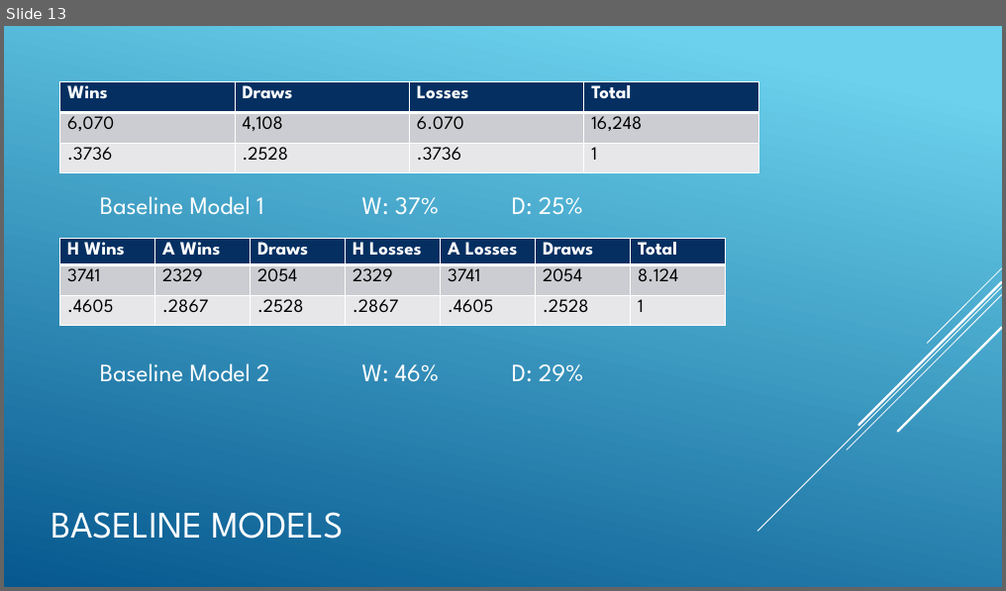
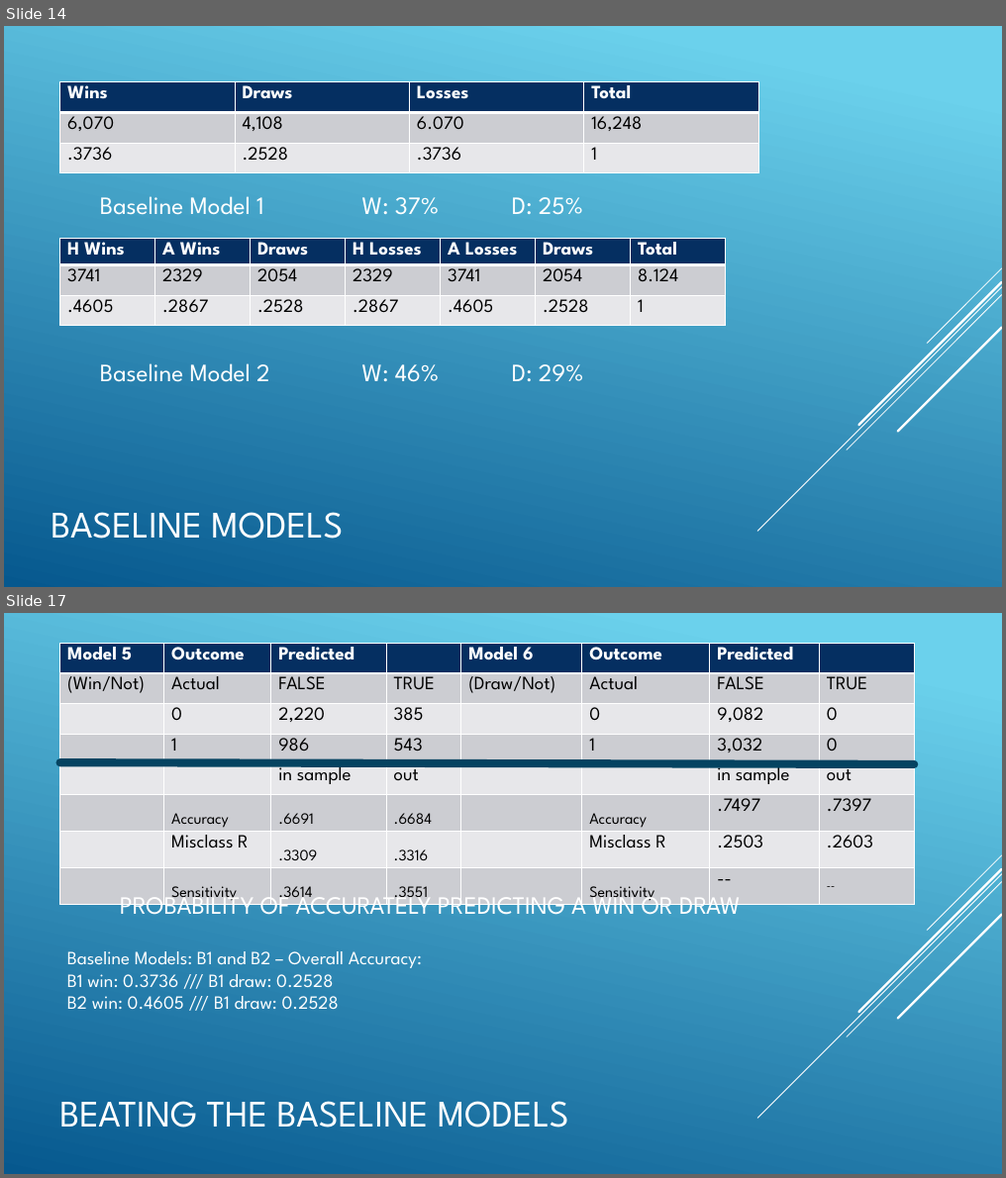
Before and after one commit to flippinuke/ProjectSoccer, a slide deck: SoccerSlideDeck.pptx. Shown one above the other, each under a label of ours: slide 13 before the commit, slides 14 and 17 after it; the slides between them are not shown. The pictures are 1006x591 and 1006x1178 pixels, drawn with LibreOffice and Linux fonts; fonts in the diff are those of the drawing. Boxes give left, top, right and bottom in pixels: in the first picture for what was removed or moved away, otherwise in the second. Text is boxed around its words. In the diff, an @@ line names an element or a change of style, - is before the commit and + after.

```diff
--- a/SoccerSlideDeck.pptx
+++ b/SoccerSlideDeck.pptx
@@ slide 17 added at [4, 613, 1002, 1174], background gradient #6ED2EB to #06588E; not listed: 5 template elements that a slide beside it also shows @@
@@ table added at [60, 643, 915, 907], 8 rows, 8 columns @@
+Model 5 | Outcome | Predicted |  | Model 6 | Outcome | Predicted | 
+(Win/Not) | Actual | FALSE | TRUE | (Draw/Not) | Actual | FALSE | TRUE
+ | 0 | 2,220 | 385 |  | 0 | 9,082 | 0
+ | 1 | 986 | 543 |  | 1 | 3,032 | 0
+ |  | in sample | out |  |  | in sample | out
+ | Accuracy | .6691 | .6684 |  | Accuracy | .7497 | .7397
+ | Misclass R | .3309 | .3316 |  | Misclass R | .2503 | .2603
+ | Sensitivity | .3614 | .3551 |  | Sensitivity | -- | --
@@ line added from (60, 762) to (915, 764), #054361 7.75 pt @@
@@ text added at [120, 888, 740, 922], 24 pt, text #FFFFFF @@
+PROBABILITY OF ACCURATELY PREDICTING A WIN OR DRAW
@@ text added at [67, 952, 422, 1010], 18 pt, text #FFFFFF @@
+Baseline Models: B1 and B2 – Overall Accuracy:
+B1 win: 0.3736 /// B1 draw: 0.2528
+B2 win: 0.4605 /// B1 draw: 0.2528
@@ title added at [59, 1101, 569, 1128], 36 pt, text #FFFFFF @@
+BEATING THE BASELINE MODELS
@@ what was slide 13 is now slide 14 @@
```
Also in this commit, not shown: 7 slides changed, 2 other slides added, 1 slide removed, 3 other files.
